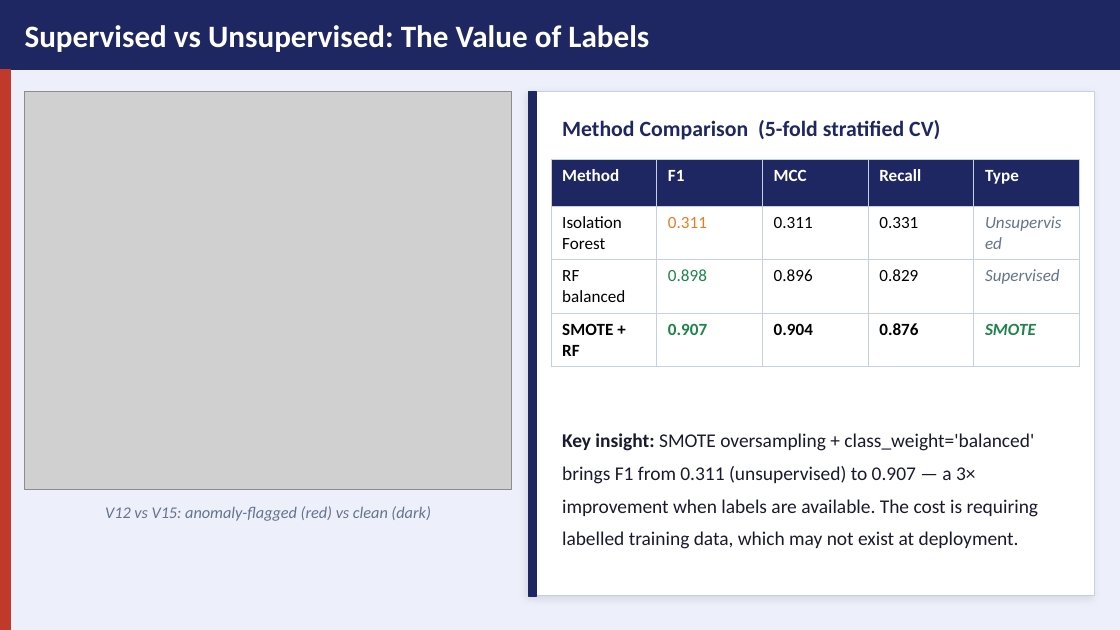
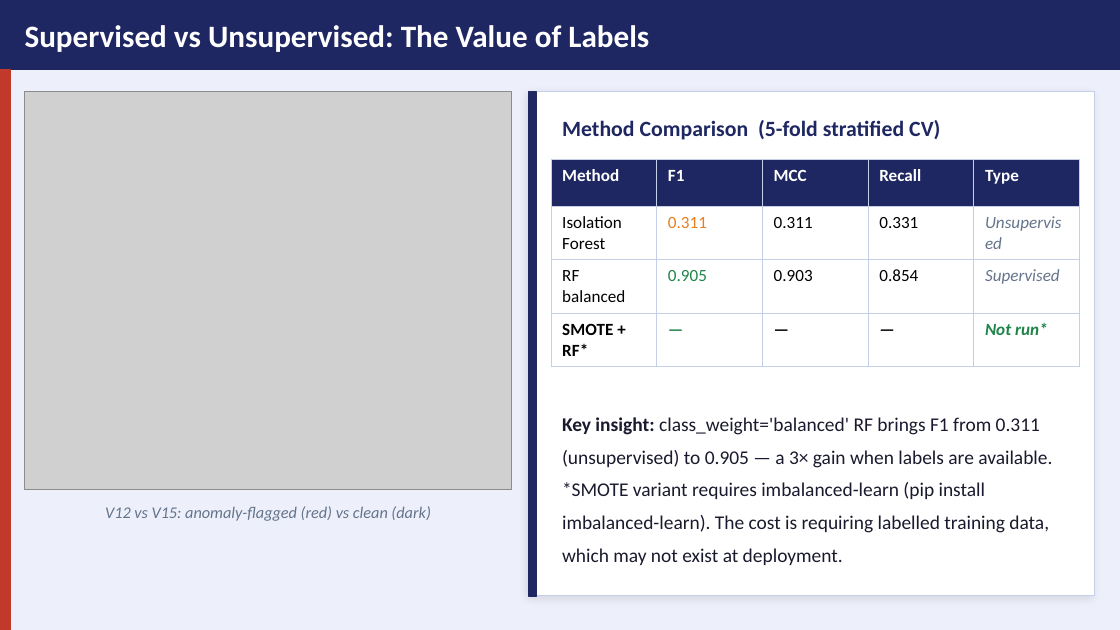
Before and after one commit to EllaN12/Ella_Portfolio, a slide deck: slide 9 of credit_card_fraud_detection.pptx (slide 8 before the commit). Drawn at 1120x630 pixels with LibreOffice and Linux fonts; fonts in the diff are those of the drawing; grey boxes stand for pictures. Boxes give left, top, right and bottom in pixels: in the first picture for what was removed or moved away, otherwise in the second. Text is boxed around its words. In the diff, an @@ line names an element or a change of style, - is before the commit and + after.

```diff
--- a/credit_card_fraud_detection.pptx
+++ b/credit_card_fraud_detection.pptx
@@ table at <box>551,159,1077,363</box> @@
-row 3: RF balanced | 0.898 | 0.896 | 0.829 | Supervised
+row 3: RF balanced | 0.905 | 0.903 | 0.854 | Supervised
-row 4: SMOTE + RF | 0.907 | 0.904 | 0.876 | SMOTE
+row 4: SMOTE + RF* | — | — | — | Not run*
@@ text at <box>562,417,1052,565</box>: text changed @@
-Key insight: SMOTE oversampling + class_weight='balanced' brings F1 from 0.311 (unsupervised) to 0.907 — a 3× improvement when labels are available. The cost is requiring labelled training data, which may not exist at deployment.
+Key insight: class_weight='balanced' RF brings F1 from 0.311 (unsupervised) to 0.905 — a 3× gain when labels are available. *SMOTE variant requires imbalanced-learn (pip install imbalanced-learn). The cost is requiring labelled training data, which may not exist at deployment.
```
Also in this commit, not shown: 2 other slides changed, 1 slide added, 5 other files.
